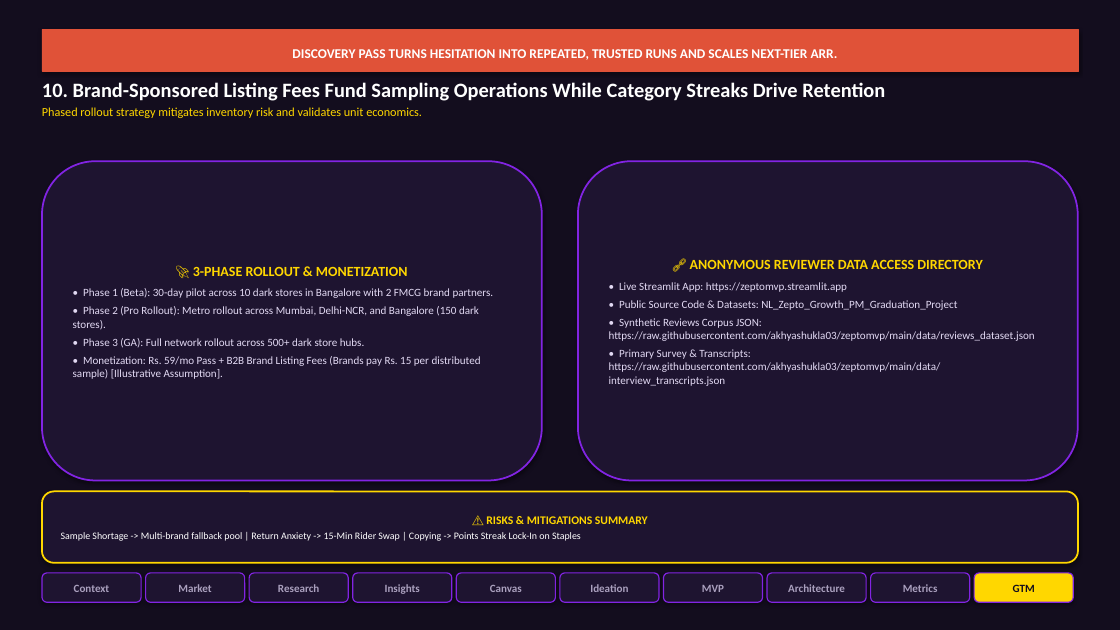
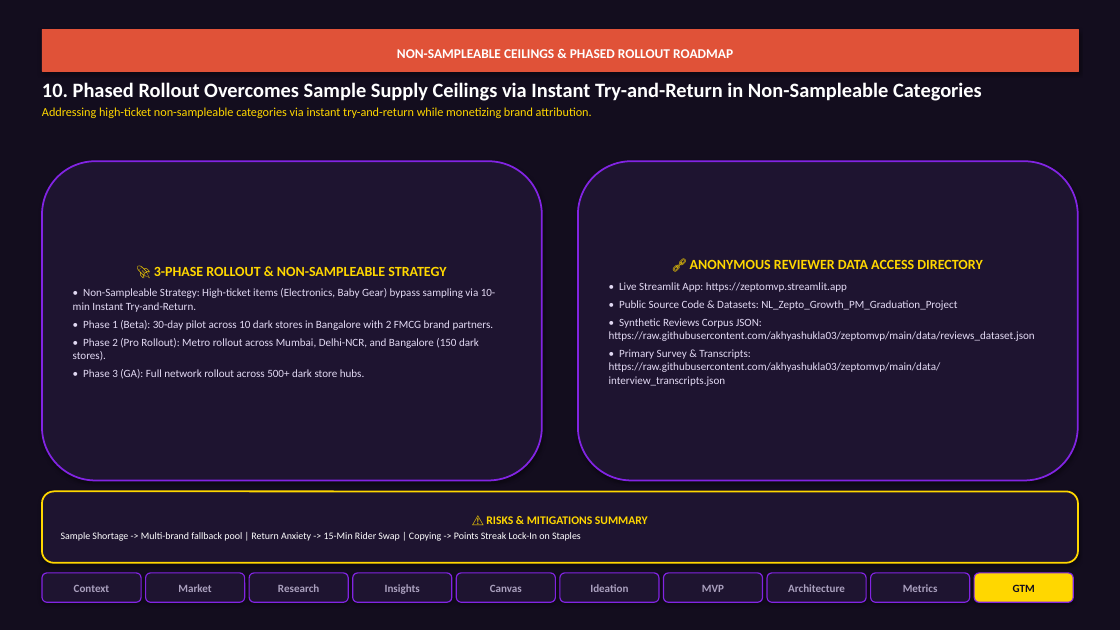
Before and after one commit to akhyashukla03/zeptomvp, a slide deck: slide 10 of NL_Zepto_Growth_PM_Graduation_Project.pptx. Drawn at 1120x630 pixels with LibreOffice and Linux fonts; fonts in the diff are those of the drawing. Boxes give left, top, right and bottom in pixels: in the first picture for what was removed or moved away, otherwise in the second. Text is boxed around its words. In the diff, an @@ line names an element or a change of style, - is before the commit and + after.

Commit message:
Implement 96+ strategic upgrades: repeat habit loop in MVP, category scope concession, unit economics table, data flywheel moat, and randomized holdout incrementality

```diff
--- a/NL_Zepto_Growth_PM_Graduation_Project.pptx
+++ b/NL_Zepto_Growth_PM_Graduation_Project.pptx
@@ text in rectangle at [397, 49, 733, 58]: text changed @@
-DISCOVERY PASS TURNS HESITATION INTO REPEATED, TRUSTED RUNS AND SCALES NEXT-TIER ARR.
+NON-SAMPLEABLE CEILINGS & PHASED ROLLOUT ROADMAP
@@ text at [42, 82, 982, 118]: text changed; size 17.5 to 10.5 pt; text colour #FFFFFF to #FFD700; bold off @@
-10. Brand-Sponsored Listing Fees Fund Sampling Operations While Category Streaks Drive Retention
-Phased rollout strategy mitigates inventory risk and validates unit economics.
+10. Phased Rollout Overcomes Sample Supply Ceilings via Instant Try-and-Return in Non-Sampleable Categories
+Addressing high-ticket non-sampleable categories via instant try-and-return while monetizing brand attribution.
@@ text in rounded rectangle at [73, 267, 496, 312]: text changed; size 12 to 9.5 pt; text colour #FFD700 to #E2D9F3; bold off @@
-🚀 3-PHASE ROLLOUT & MONETIZATION
+🚀 3-PHASE ROLLOUT & NON-SAMPLEABLE STRATEGY
+• Non-Sampleable Strategy: High-ticket items (Electronics, Baby Gear) bypass sampling via 10-min Instant Try-and-Return.
@@ text in rounded rectangle at [73, 356, 481, 379]: paragraph removed @@
-• Monetization: Rs. 59/mo Pass + B2B Brand Listing Fees (Brands pay Rs. 15 per distributed sample) [Illustrative Assumption].
```
Also in this commit, not shown: 9 other slides changed, 5 other files.
